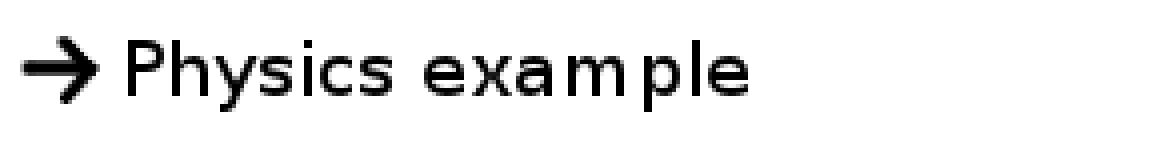
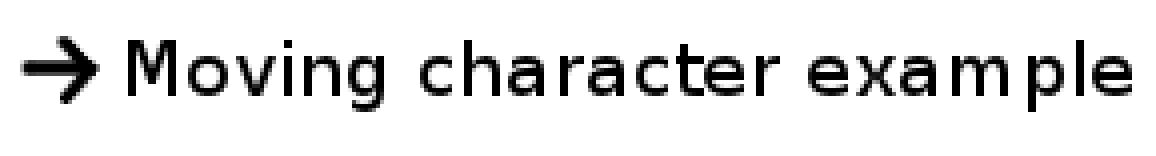
Layer changes from the first (1156, 156) image to the second:
added layer "Moving character example" above "Physics example" over [136, 40, 1132, 112]
hid "Physics example" over [136, 40, 748, 112]
